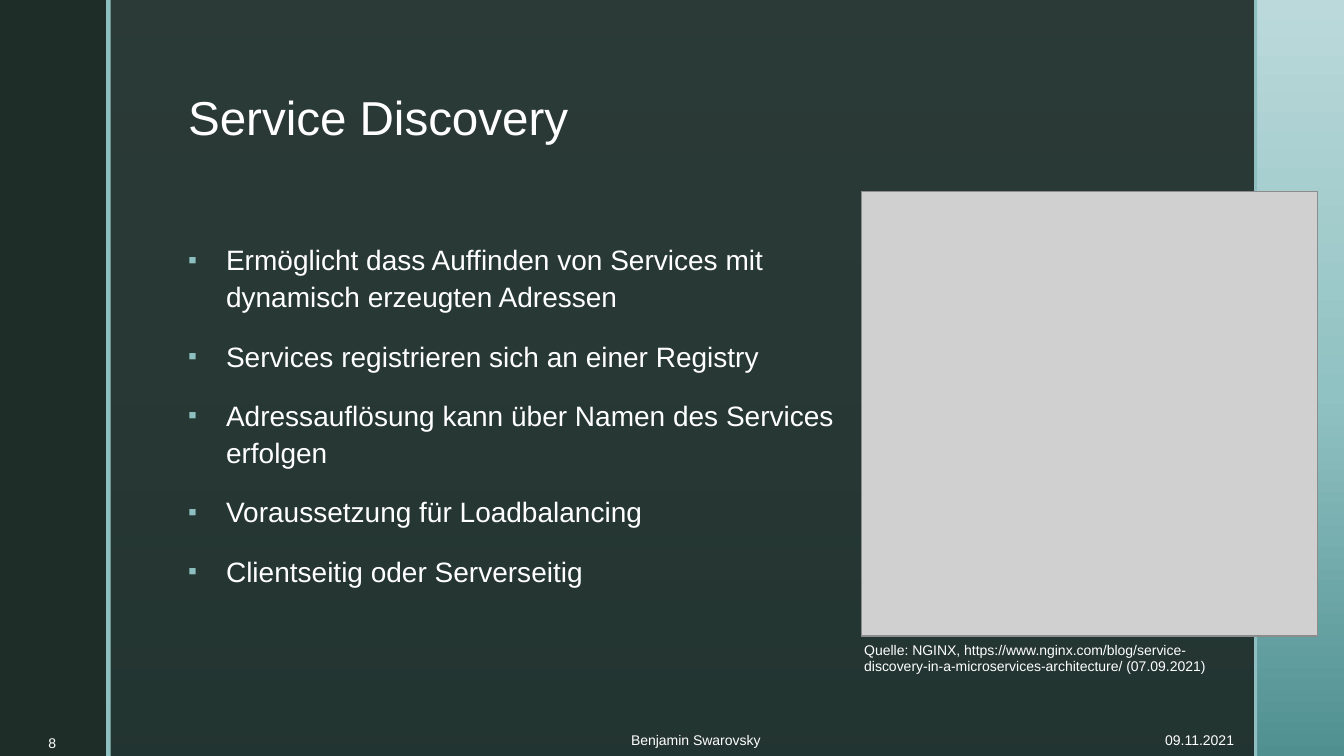
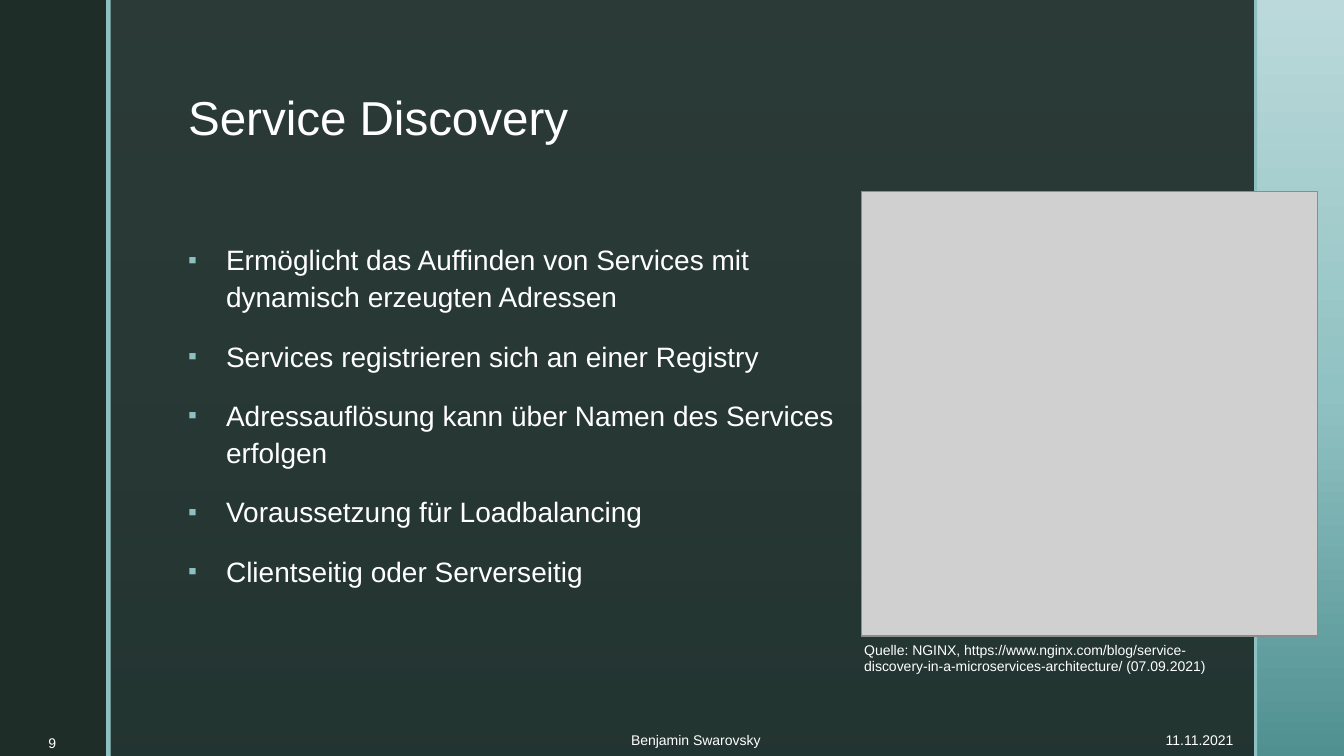
Before and after one commit to BenjaminS01/Abschluss, a slide deck: slide 9 of Vortrag.pptx (slide 8 before the commit). Drawn at 1344x756 pixels with LibreOffice and Linux fonts; fonts in the diff are those of the drawing; grey boxes stand for pictures; background and template pictures are left out. Boxes give left, top, right and bottom in pixels: in the first picture for what was removed or moved away, otherwise in the second. Text is boxed around its words. In the diff, an @@ line names an element or a change of style, - is before the commit and + after.

```diff
--- a/Vortrag.pptx
+++ b/Vortrag.pptx
@@ text at [226, 249, 749, 312]: text changed @@
-▪ Ermöglicht dass Auffinden von Services mit dynamisch erzeugten Adressen
+▪ Ermöglicht das Auffinden von Services mit dynamisch erzeugten Adressen
@@ page number at [48, 738, 56, 748]: text changed @@
-8
+9
@@ text at [1166, 735, 1234, 745]: text changed @@
-09.11.2021
+11.11.2021
```
Also in this commit, not shown: 24 other slides changed.
